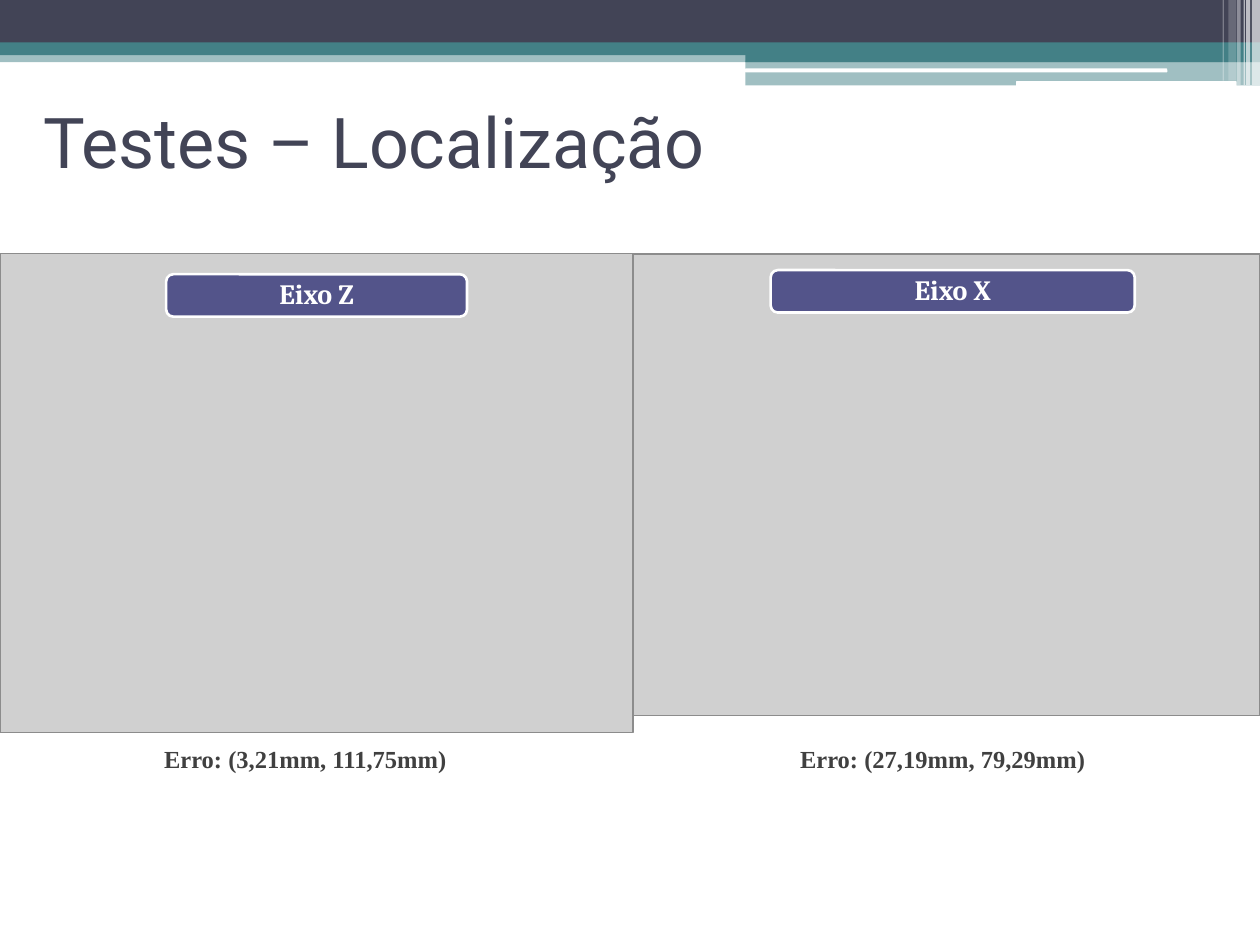
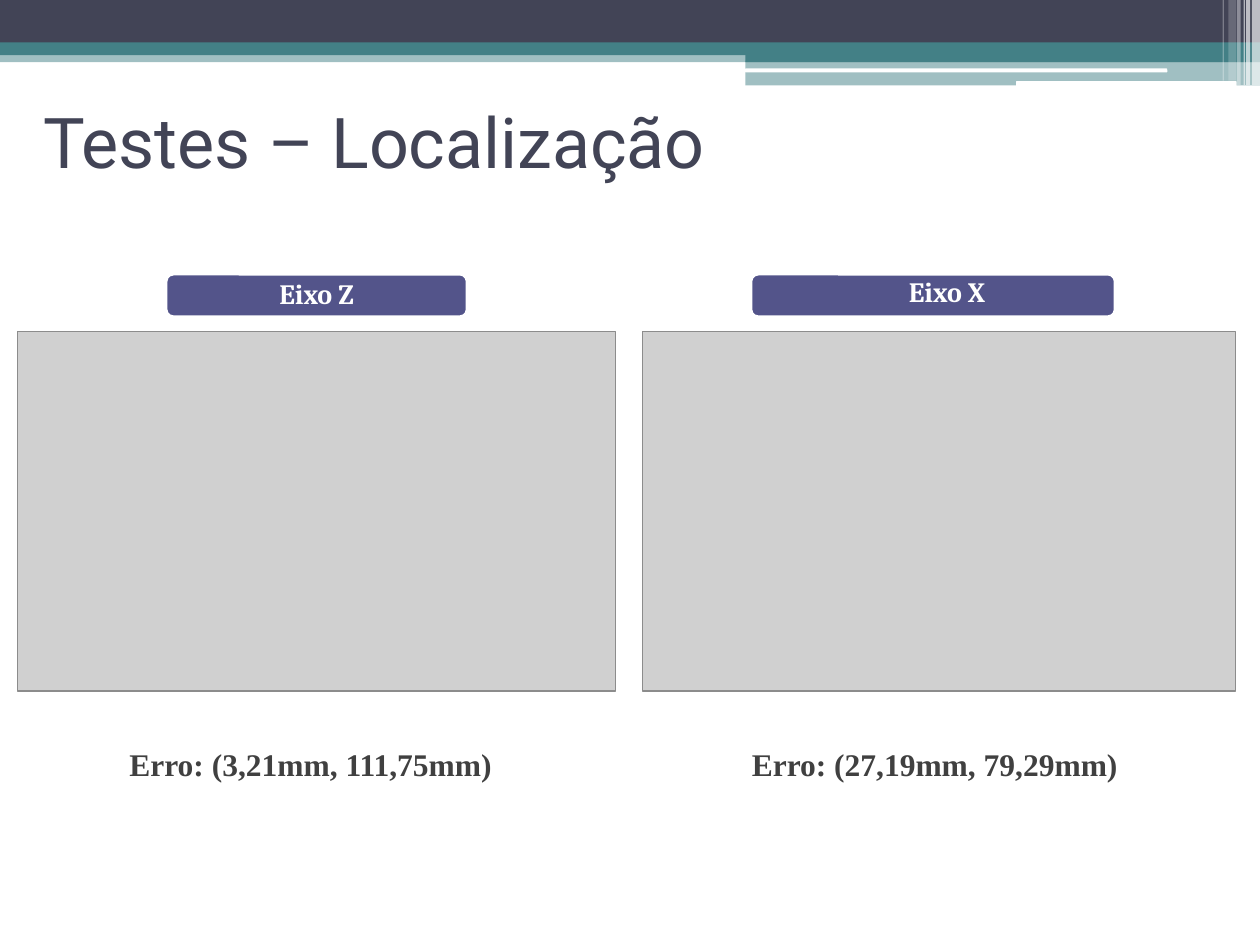
Before and after one commit to talesporto/Artigo-TRUE-SBCUP, a slide deck: slide 28 of apresentacao/ApresentacaoSBCUP.pptx. Drawn at 1260x945 pixels with LibreOffice and Linux fonts; fonts in the diff are those of the drawing; grey boxes stand for pictures. Boxes give left, top, right and bottom in pixels: in the first picture for what was removed or moved away, otherwise in the second. Text is boxed around its words. In the diff, an @@ line names an element or a change of style, - is before the commit and + after.

```diff
--- a/apresentacao/ApresentacaoSBCUP.pptx
+++ b/apresentacao/ApresentacaoSBCUP.pptx
@@ rounded rectangle: place and size @@
-rounded rectangle at [771,270,1135,312]
+rounded rectangle at [751,275,1115,318]
@@ text "Eixo X": place and size @@
-text "Eixo X" at [915,280,991,300]
+text "Eixo X" at [909,282,985,302]
@@ picture: place and size @@
-picture at [0,253,633,732]
+picture at [18,331,616,690]
@@ picture: place and size @@
-picture at [633,255,1260,716]
+picture at [643,331,1236,690]
@@ text "Erro: (3,21mm, 111,75mm)": place and size @@
-text "Erro: (3,21mm, 111,75mm)" at [164,751,446,773]
+text "Erro: (3,21mm, 111,75mm)" at [129,754,492,782]
@@ text "Erro: (3,21mm, 111,75mm)" at [129,754,492,782]: size 14 to 18 pt @@
@@ text "Erro: (27,19mm, 79,29mm)" at [752,754,1118,782]: size 14 to 18 pt @@
@@ text "Erro: (27,19mm, 79,29mm)": place and size @@
-text "Erro: (27,19mm, 79,29mm)" at [800,751,1085,773]
+text "Erro: (27,19mm, 79,29mm)" at [752,754,1118,782]
```
Also in this commit, not shown: 12 other slides changed, 7 other files.
